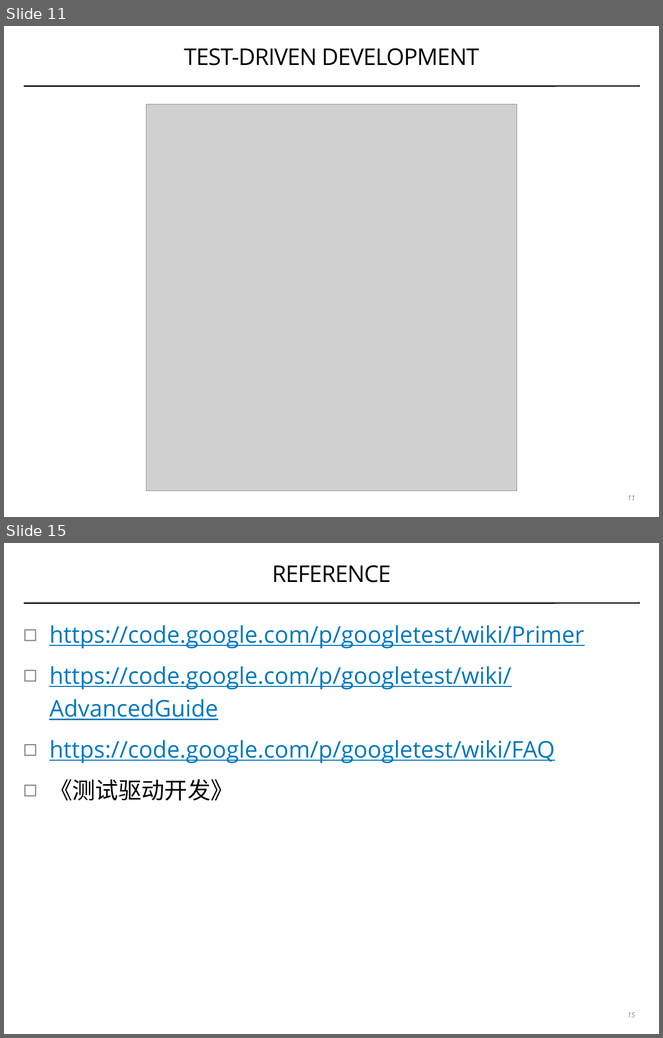
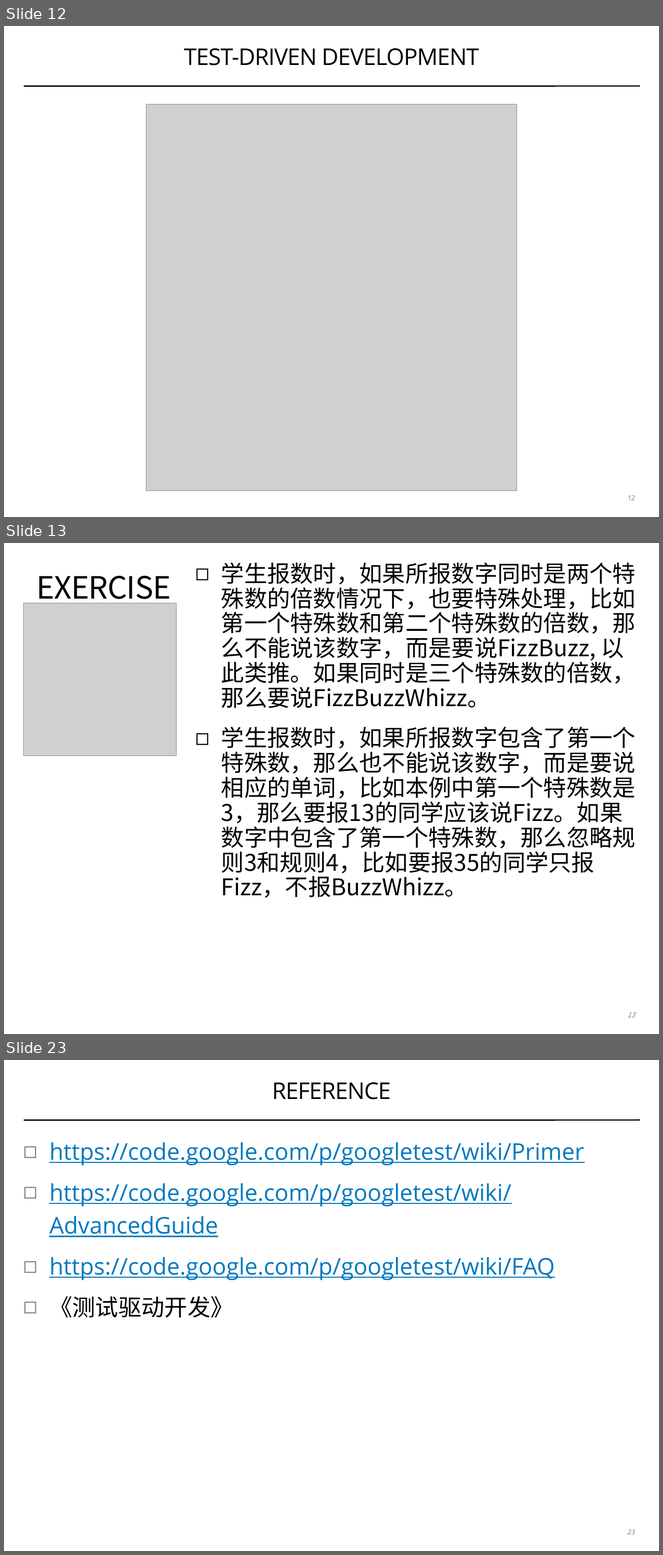
Before and after one commit to coney/c-training, a slide deck: UT/.slides/01-introduction-to-gtest.pptx. Shown one above the other, each under a label of ours: slides 11 and 15 before the commit, slides 12, 13 and 23 after it; the slides between them are not shown. The pictures are 663x1038 and 663x1555 pixels, drawn with LibreOffice and Linux fonts; fonts in the diff are those of the drawing; grey boxes stand for pictures. Boxes give left, top, right and bottom in pixels: in the first picture for what was removed or moved away, otherwise in the second. Text is boxed around its words. In the diff, an @@ line names an element or a change of style, - is before the commit and + after.

```diff
--- a/UT/.slides/01-introduction-to-gtest.pptx
+++ b/UT/.slides/01-introduction-to-gtest.pptx
@@ slide 13 added at [4, 543, 659, 1034], background #FFFFFF @@
@@ text added at [221, 562, 636, 898], 36 pt, text #000000 @@
+◻ 学生报数时，如果所报数字同时是两个特殊数的倍数情况下，也要特殊处理，比如第一个特殊数和第二个特殊数的倍数，那么不能说该数字，而是要说FizzBuzz, 以此类推。如果同时是三个特殊数的倍数，那么要说FizzBuzzWhizz。
+◻ 学生报数时，如果所报数字包含了第一个特殊数，那么也不能说该数字，而是要说相应的单词，比如本例中第一个特殊数是3，那么要报13的同学应该说Fizz。如果数字中包含了第一个特殊数，那么忽略规则3和规则4，比如要报35的同学只报Fizz，不报BuzzWhizz。
@@ title added at [37, 576, 171, 607], 48 pt, text #000000 @@
+EXERCISE
@@ picture added at [23, 603, 176, 756] @@
@@ page number added at [627, 1013, 635, 1018], 11 pt, text #808184, italic @@
+13
@@ what was slide 11 is now slide 12 @@
@@ page number at [627, 496, 635, 501]: text changed @@
-11
+12
@@ what was slide 15 is now slide 23 @@
@@ page number at [627, 1530, 635, 1535]: text changed @@
-15
+23
```
Also in this commit, not shown: 6 slides changed, 7 other slides added, 10 other files.
